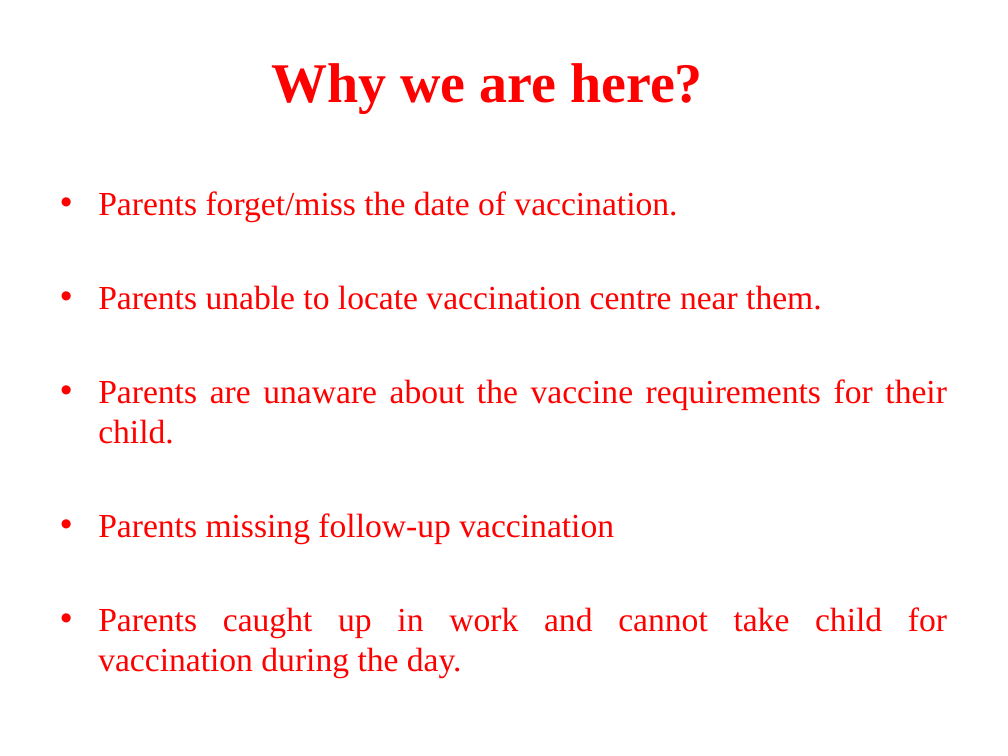
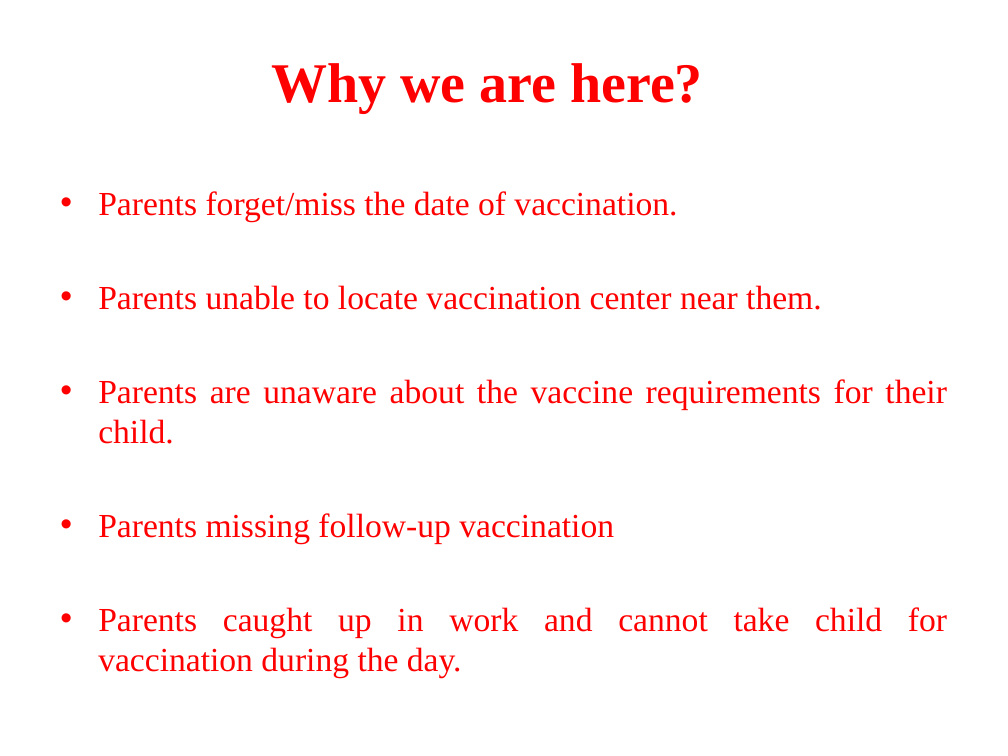
Before and after one commit to hackabit18/MSIT, a slide deck: slide 8 of BabyCare.pptx. Drawn at 1008x756 pixels with LibreOffice and Linux fonts; fonts in the diff are those of the drawing. Boxes give left, top, right and bottom in pixels: in the first picture for what was removed or moved away, otherwise in the second. Text is boxed around its words. In the diff, an @@ line names an element or a change of style, - is before the commit and + after.

```diff
--- a/BabyCare.pptx
+++ b/BabyCare.pptx
@@ text at [98,285,822,310]: text changed @@
-• Parents unable to locate vaccination centre near them.
+• Parents unable to locate vaccination center near them.
```
Also in this commit, not shown: 1 other slide changed, 1 other file.
